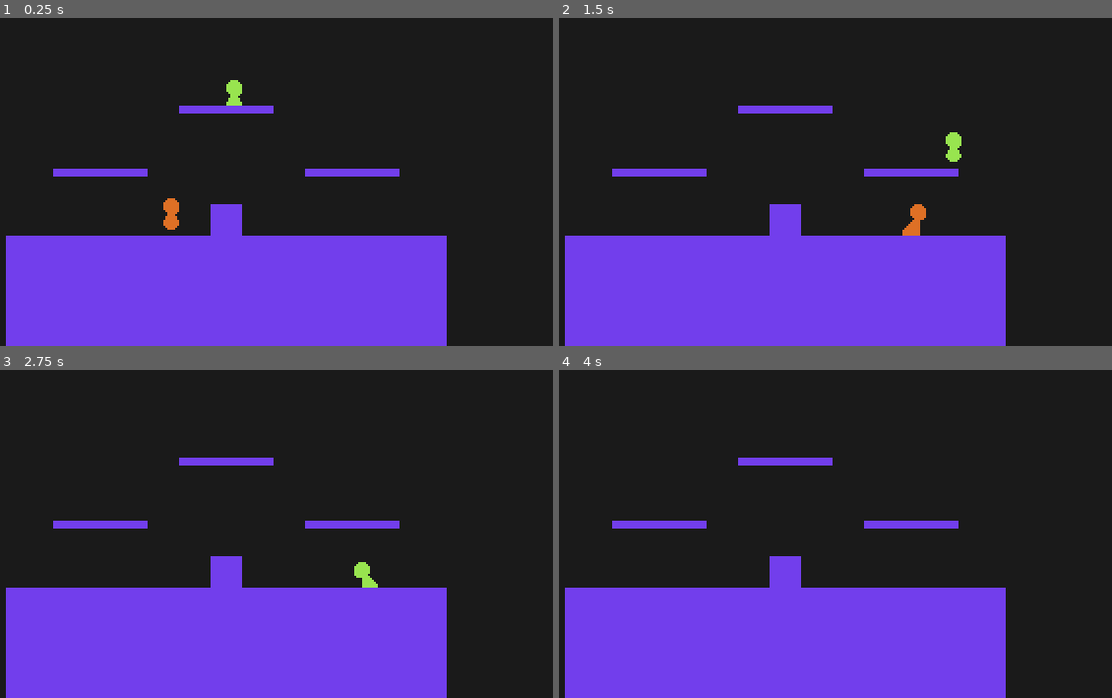
Above: before the commit, frames 1-4 (two rows, left to right).
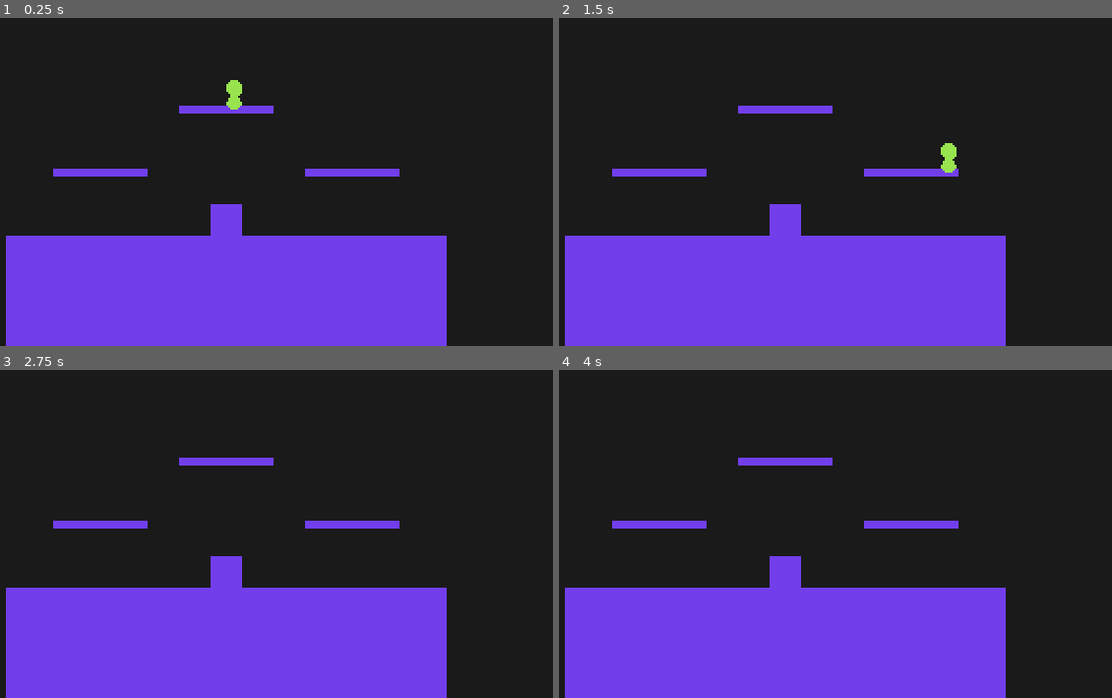
Above: after the commit, the same moments.

Repository: youssefevan/platform-fighter
Game: Godot game, scene res://World.tscn
The game is run twice, just before and just after one commit, with the same random seed, the same clock (stepped at 60 frames per second) and the same inputs.
Inputs:
- Up to frame 1 (0.25 s): no input
- Up to frame 2 (1.5 s): tap Enter at 0.5 s; hold Right (right) from 0.53 s (still down); tap X (attack) at 0.6 s; tap Z (jump) at 0.77 s; tap C (special) at 1.35 s
- Up to frame 3 (2.75 s): tap Z (jump) at 1.52 s; release Right (right) at 2.03 s; hold Left (left) from 2.03 s (still down); tap X (attack) at 2.1 s
- Up to frame 4 (4 s): release Left (left) at 2.78 s; hold Right (right) from 2.78 s (still down); tap C (special) at 2.85 s; tap Z (jump) at 3.02, 3.77 s; tap X (attack) at 3.6 s

The runs differ from the first frame. In frame 1, 0.2% of the frame differs, in the area x 29-44%, y 26-65%; in frame 2, 0.5%, in the area x 62-73%, y 34-67%; in frame 3, 0.2%; in frame 4, nothing differs.

Commit message:
Misc changes

Diff:
--- a/PlatformFighter/Scenes/Characters/Red.tscn
+++ b/PlatformFighter/Scenes/Characters/Red.tscn
@@ -810,9 +810,5 @@
 animation_name = "SpecialNeutral"
 attack_type = 2
 
-[connection signal="disable_hitbox" from="StateManager/AerialNeutral" to="." method="_on_AerialNeutral_disable_hitbox"]
-[connection signal="disable_hitbox" from="StateManager/AerialSide" to="." method="_on_AerialSide_disable_hitbox"]
-[connection signal="disable_hitbox" from="StateManager/AerialDown" to="." method="_on_AerialDown_disable_hitbox"]
-
 [editable path="Hitbox"]
 [editable path="Hurtbox"]
--- a/PlatformFighter/Scenes/Characters/Timber.tscn
+++ b/PlatformFighter/Scenes/Characters/Timber.tscn
@@ -1367,6 +1367,7 @@
 }
 
 [node name="Timber" instance=ExtResource( 1 )]
+idle_node = NodePath("")
 ground_neutral_node = NodePath("StateManager/GroundNeutral")
 ground_side_node = NodePath("StateManager/GroundSide")
 ground_up_node = NodePath("StateManager/GroundUp")
--- a/PlatformFighter/World.tscn
+++ b/PlatformFighter/World.tscn
@@ -1,9 +1,8 @@
-[gd_scene load_steps=11 format=2]
+[gd_scene load_steps=10 format=2]
 
 [ext_resource path="res://Sprites/tile.png" type="Texture" id=1]
 [ext_resource path="res://Scenes/Platform.tscn" type="PackedScene" id=2]
 [ext_resource path="res://Scripts/test.gd" type="Script" id=3]
-[ext_resource path="res://Scenes/Characters/Red.tscn" type="PackedScene" id=4]
 [ext_resource path="res://Scenes/Characters/Timber.tscn" type="PackedScene" id=5]
 [ext_resource path="res://Scenes/Hurtbox.tscn" type="PackedScene" id=6]
 
@@ -79,9 +78,6 @@
 [node name="Timber" parent="." instance=ExtResource( 5 )]
 position = Vector2( 196, 80 )
 
-[node name="Red" parent="." instance=ExtResource( 4 )]
-position = Vector2( 164, 124 )
-
 [connection signal="area_entered" from="Test/Hurtbox" to="Test/Hurtbox" method="_on_Hurtbox_area_entered"]
 [connection signal="hit_info" from="Test/Hurtbox" to="Test" method="_on_Hurtbox_hit_info"]
 
